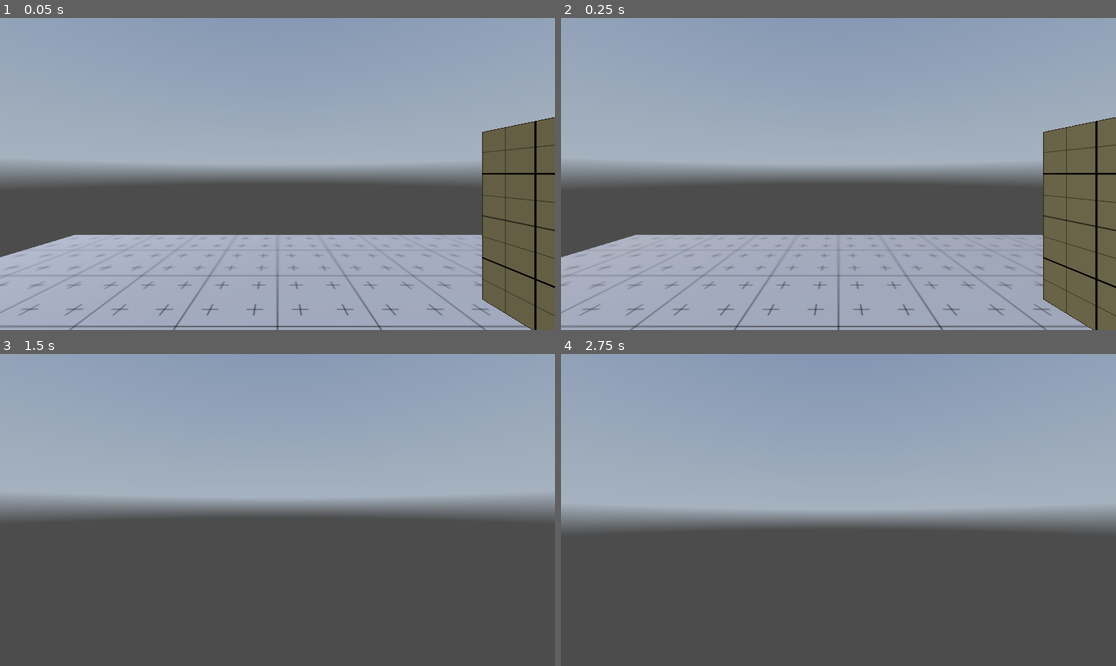
Above: before the commit, frames 1-4 (two rows, left to right).
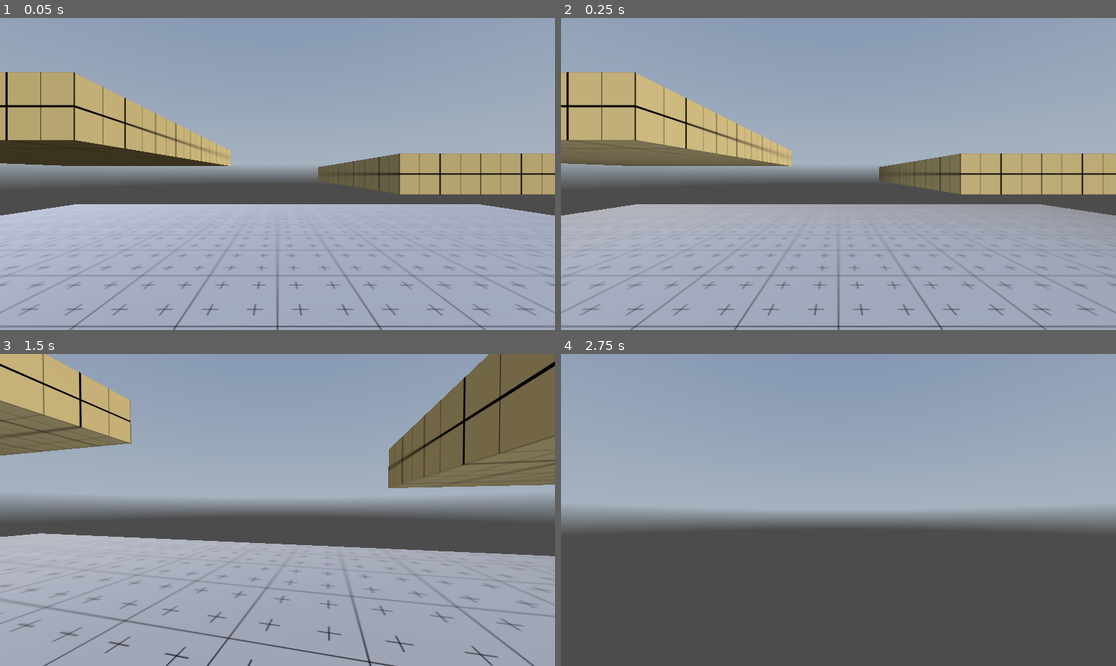
Above: after the commit, the same moments.

Repository: duncan-iaria/godot-4-fps-starter
Game: Godot game, scene res://levels/main.tscn
Same seed, same stepped clock (60 frames per second), same inputs: the game is played once before the commit and once after it. A sky picture missing from this copy of the repository is replaced by a grey-blue gradient.
Inputs (mouse positions are in pixels of both pictures, inside the frame that each line leads up to):
- Up to frame 1 (0.05 s): no input
- Up to frame 2 (0.25 s): no input
- Up to frame 3 (1.5 s): tap Enter at 0.5 s; move the mouse to (305, 510) at 0.52 s; hold Ctrl (crouch) 0.53-1.28 s; hold W (move_forward) from 0.53 s (still down); tap Space (jump) at 0.77, 0.8, 1.07, 1.35 s; move the mouse to (249, 510) at 1.27 s
- Up to frame 4 (2.75 s): keep holding W (move_forward); tap Space (jump) at 1.52, 1.82, 2.3 s; tap Ctrl (crouch) at 1.55 s; move the mouse to (849, 503) at 2.02 s; hold Ctrl (crouch) from 2.03 s (still down)

The runs differ from the first frame. In frame 1, 28% of the frame differs, in the area x 0-100%, y 17-100%; in frame 2, 29%; in frame 3, 55%, in the area x 0-100%, y 0-100%; in frame 4, nothing differs.

Commit message:
added crouching

Diff:
--- a/fps-starter/fps-starter-project/levels/main.tscn
+++ b/fps-starter/fps-starter-project/levels/main.tscn
@@ -1,9 +1,10 @@
-[gd_scene load_steps=11 format=3 uid="uid://cug4dqlmbhw8e"]
+[gd_scene load_steps=12 format=3 uid="uid://cug4dqlmbhw8e"]
 
 [ext_resource type="Material" uid="uid://bc7ivqu85hjao" path="res://assets/materials/grid_material_01.tres" id="1_r0qbb"]
 [ext_resource type="Texture2D" uid="uid://c8lwhnsitehxt" path="res://assets/textures/industrial_sunset_puresky_4k.hdr" id="1_ru68g"]
 [ext_resource type="PackedScene" uid="uid://8jqsiaev47iy" path="res://scenes/player_fps_controller.tscn" id="2_x7y02"]
 [ext_resource type="PackedScene" uid="uid://2krs7bt5wnmw" path="res://objects/crate.tscn" id="4_nduyp"]
+[ext_resource type="PackedScene" uid="uid://11r8o78bna2o" path="res://objects/platform.tscn" id="5_jg3my"]
 [ext_resource type="Material" uid="uid://cfly3h7yohhu2" path="res://assets/materials/grid_material_02.tres" id="5_kx4fm"]
 
 [sub_resource type="PanoramaSkyMaterial" id="PanoramaSkyMaterial_dq80n"]
@@ -18,10 +19,10 @@
 ssao_enabled = true
 
 [sub_resource type="BoxShape3D" id="BoxShape3D_nmlsd"]
-size = Vector3(10, 1, 10)
+size = Vector3(20, 1, 20)
 
 [sub_resource type="PlaneMesh" id="PlaneMesh_wmsbd"]
-size = Vector2(10, 10)
+size = Vector2(20, 20)
 
 [node name="Main" type="Node3D"]
 
@@ -48,19 +49,26 @@
 mesh = SubResource("PlaneMesh_wmsbd")
 
 [node name="Crate" parent="Environment" instance=ExtResource("4_nduyp")]
-transform = Transform3D(1, 0, 0, 0, 1, 0, 0, 0, 1, 2.94516, 0.50203, -1.92652)
+transform = Transform3D(1, 0, 0, 0, 1, 0, 0, 0, 1, 2.94516, 0.50203, 3.07348)
 material_override = ExtResource("5_kx4fm")
 
 [node name="Crate2" parent="Environment" instance=ExtResource("4_nduyp")]
-transform = Transform3D(1, 0, 0, 0, 1, 0, 0, 0, 1, -3.05484, 0.50203, 3.07348)
+transform = Transform3D(1, 0, 0, 0, 1, 0, 0, 0, 1, -3.05484, 0.50203, 8.07348)
 material_override = ExtResource("5_kx4fm")
 
 [node name="Crate3" parent="Environment" instance=ExtResource("4_nduyp")]
-transform = Transform3D(1, 0, 0, 0, 1, 0, 0, 0, 1, 2.94516, 0.50203, -0.926519)
+transform = Transform3D(1, 0, 0, 0, 1, 0, 0, 0, 1, 2.94516, 0.50203, 4.07348)
 material_override = ExtResource("5_kx4fm")
 
 [node name="Crate4" parent="Environment" instance=ExtResource("4_nduyp")]
-transform = Transform3D(1, 0, 0, 0, 1, 0, 0, 0, 1, 2.94516, 1.50203, -1.92652)
+transform = Transform3D(1, 0, 0, 0, 1, 0, 0, 0, 1, 2.94516, 1.50203, 3.07348)
 material_override = ExtResource("5_kx4fm")
 
-[node name="PlayerFpsController" parent="." instance=ExtResource("2_x7y02")]
+[node name="PlatformHigh" parent="Environment" instance=ExtResource("5_jg3my")]
+transform = Transform3D(1, 0, 0, 0, 1, 0, 0, 0, 1, -4, 2, -4)
+
+[node name="PlatformLow" parent="Environment" instance=ExtResource("5_jg3my")]
+transform = Transform3D(1, 0, 0, 0, 1, 0, 0, 0, 1, 4, 1.5, -5)
+
+[node name="PlayerFpsController" parent="." node_paths=PackedStringArray("CAMERA_CONTROLLER") instance=ExtResource("2_x7y02")]
+CAMERA_CONTROLLER = NodePath("CameraController/Camera3D")
--- /dev/null
+++ b/fps-starter/fps-starter-project/objects/platform.tscn
@@ -0,0 +1,19 @@
+[gd_scene load_steps=4 format=3 uid="uid://11r8o78bna2o"]
+
+[ext_resource type="Material" uid="uid://cfly3h7yohhu2" path="res://assets/materials/grid_material_02.tres" id="1_rcm8h"]
+
+[sub_resource type="BoxMesh" id="BoxMesh_g52nb"]
+size = Vector3(5, 0.5, 5)
+
+[sub_resource type="BoxShape3D" id="BoxShape3D_pcvgs"]
+size = Vector3(5, 0.5, 5)
+
+[node name="Platform" type="MeshInstance3D"]
+transform = Transform3D(1, 0, 0, 0, 1, 0, 0, 0, 1, 0, 2.55989, 0)
+material_override = ExtResource("1_rcm8h")
+mesh = SubResource("BoxMesh_g52nb")
+
+[node name="StaticBody3D" type="StaticBody3D" parent="."]
+
+[node name="CollisionShape3D" type="CollisionShape3D" parent="StaticBody3D"]
+shape = SubResource("BoxShape3D_pcvgs")
--- a/fps-starter/fps-starter-project/scenes/player_fps_controller.tscn
+++ b/fps-starter/fps-starter-project/scenes/player_fps_controller.tscn
@@ -6,9 +6,97 @@
 
 [sub_resource type="CapsuleMesh" id="CapsuleMesh_v0rn5"]
 
-[node name="PlayerFpsController" type="CharacterBody3D" node_paths=PackedStringArray("CAMERA_CONTROLLER")]
+[sub_resource type="Animation" id="Animation_y3had"]
+resource_name = "crouch"
+tracks/0/type = "value"
+tracks/0/imported = false
+tracks/0/enabled = true
+tracks/0/path = NodePath("CollisionShape3D:shape:height")
+tracks/0/interp = 2
+tracks/0/loop_wrap = true
+tracks/0/keys = {
+"times": PackedFloat32Array(0, 0.999),
+"transitions": PackedFloat32Array(1, 1),
+"update": 0,
+"values": [2.0, 1.5]
+}
+tracks/1/type = "value"
+tracks/1/imported = false
+tracks/1/enabled = true
+tracks/1/path = NodePath("CollisionShape3D:position")
+tracks/1/interp = 2
+tracks/1/loop_wrap = true
+tracks/1/keys = {
+"times": PackedFloat32Array(0, 1),
+"transitions": PackedFloat32Array(1, 1),
+"update": 0,
+"values": [Vector3(0, 1, 0), Vector3(0, 0.75, 0)]
+}
+tracks/2/type = "value"
+tracks/2/imported = false
+tracks/2/enabled = true
+tracks/2/path = NodePath("CameraController:position")
+tracks/2/interp = 2
+tracks/2/loop_wrap = true
+tracks/2/keys = {
+"times": PackedFloat32Array(0, 1),
+"transitions": PackedFloat32Array(0.965936, 1),
+"update": 0,
+"values": [Vector3(0, 1.5, 0), Vector3(0, 1, 0)]
+}
+
+[sub_resource type="Animation" id="Animation_vlken"]
+length = 0.001
+tracks/0/type = "value"
+tracks/0/imported = false
+tracks/0/enabled = true
+tracks/0/path = NodePath("CollisionShape3D:shape:height")
+tracks/0/interp = 1
+tracks/0/loop_wrap = true
+tracks/0/keys = {
+"times": PackedFloat32Array(0),
+"transitions": PackedFloat32Array(1),
+"update": 0,
+"values": [2.0]
+}
+tracks/1/type = "value"
+tracks/1/imported = false
+tracks/1/enabled = true
+tracks/1/path = NodePath("CollisionShape3D:position")
+tracks/1/interp = 1
+tracks/1/loop_wrap = true
+tracks/1/keys = {
+"times": PackedFloat32Array(0),
+"transitions": PackedFloat32Array(1),
+"update": 0,
+"values": [Vector3(0, 1, 0)]
+}
+tracks/2/type = "value"
+tracks/2/imported = false
+tracks/2/enabled = true
+tracks/2/path = NodePath("CameraController:position")
+tracks/2/interp = 1
+tracks/2/loop_wrap = true
+tracks/2/keys = {
+"times": PackedFloat32Array(0),
+"transitions": PackedFloat32Array(1),
+"update": 0,
+"values": [Vector3(0, 1.5, 0)]
+}
+
+[sub_resource type="AnimationLibrary" id="AnimationLibrary_xbcq3"]
+_data = {
+"RESET": SubResource("Animation_vlken"),
+"crouch": SubResource("Animation_y3had")
+}
+
+[sub_resource type="SphereShape3D" id="SphereShape3D_jtyns"]
+
+[node name="PlayerFpsController" type="CharacterBody3D" node_paths=PackedStringArray("CAMERA_CONTROLLER", "ANIMATION_PLAYER", "CROUCH_SHAPECAST")]
 script = ExtResource("1_306us")
 CAMERA_CONTROLLER = NodePath("CameraController/Camera3D")
+ANIMATION_PLAYER = NodePath("AnimationPlayer")
+CROUCH_SHAPECAST = NodePath("ShapeCast3D")
 
 [node name="CollisionShape3D" type="CollisionShape3D" parent="."]
 transform = Transform3D(1, 0, 0, 0, 1, 0, 0, 0, 1, 0, 1, 0)
@@ -25,3 +113,16 @@
 
 [node name="ReflectionProbe" type="ReflectionProbe" parent="CameraController/Camera3D"]
 update_mode = 1
+
+[node name="AnimationPlayer" type="AnimationPlayer" parent="."]
+libraries = {
+"": SubResource("AnimationLibrary_xbcq3")
+}
+
+[node name="ShapeCast3D" type="ShapeCast3D" parent="."]
+transform = Transform3D(1, 0, 0, 0, 1, 0, 0, 0, 1, 0, 1.5, 0)
+shape = SubResource("SphereShape3D_jtyns")
+target_position = Vector3(0, 0.5, 0)
+debug_shape_custom_color = Color(0, 0.854902, 0.14902, 1)
+
+[connection signal="animation_started" from="AnimationPlayer" to="." method="_on_animation_player_animation_started"]
--- a/fps-starter/fps-starter-project/scripts/player_fps_controller.gd
+++ b/fps-starter/fps-starter-project/scripts/player_fps_controller.gd
@@ -3,11 +3,14 @@
 
 @export var speed: float = 5.0
 @export var jump_velocity: float = 4.5
+@export var crouch_speed: float = 7.0;
 
 @export var MOUSE_SENSITIVITY: float = 0.25;
 @export var TILT_LOWER_LIMIT = deg_to_rad(-90.0);
 @export var TILT_UPPER_LIMIT = deg_to_rad(90.0);
 @export var CAMERA_CONTROLLER: Camera3D;
+@export var ANIMATION_PLAYER: AnimationPlayer;
+@export var CROUCH_SHAPECAST: ShapeCast3D;
 
 var _mouse_rotation: Vector3;
 
@@ -17,15 +20,22 @@
 var _rotation_input: float;
 var _tilt_input: float;
 
+var _is_crouching: bool = false;
+
 
 func _ready():
 	Input.mouse_mode = Input.MOUSE_MODE_CAPTURED;
+
+	CROUCH_SHAPECAST.add_exception(self);
 
 
 func _input(event: InputEvent) -> void:
 	# Quick game
 	if event.is_action_pressed("quit"):
 		get_tree().quit();
+
+	if event.is_action_pressed("crouch"):
+		toggle_crouch();
 
 
 func _unhandled_input(event: InputEvent) -> void:
@@ -44,7 +54,7 @@
 		velocity += get_gravity() * delta
 
 	# Handle jump.
-	if Input.is_action_just_pressed("jump") and is_on_floor():
+	if Input.is_action_just_pressed("jump") and is_on_floor() and !_is_crouching:
 		velocity.y = jump_velocity
 
 	# Get the input direction and handle the movement/deceleration.
@@ -76,3 +86,17 @@
 
 	_rotation_input = 0.0;
 	_tilt_input = 0.0;
+
+
+func toggle_crouch() -> void:
+	if _is_crouching and CROUCH_SHAPECAST.is_colliding() == false:
+		print("CROUCHING");
+		ANIMATION_PLAYER.play("crouch", -1, -crouch_speed, true);
+	elif !_is_crouching:
+		print("NOT CROUCH");
+		ANIMATION_PLAYER.play("crouch", -1, crouch_speed);
+
+
+func _on_animation_player_animation_started(anim_name: StringName) -> void:
+	if anim_name == "crouch":
+		_is_crouching = !_is_crouching;
Not shown: 1 places in fps-starter/fps-starter-project/scenes/player_fps_controller.tscn that only renumber resources
